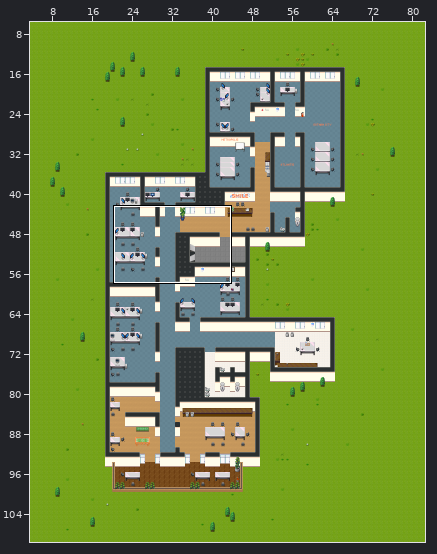
Level history. Tiled map (JSON): maps/lyon_agency.json. Above, an overview of the earlier version with the close-up marked.
Close-up. The starting point:
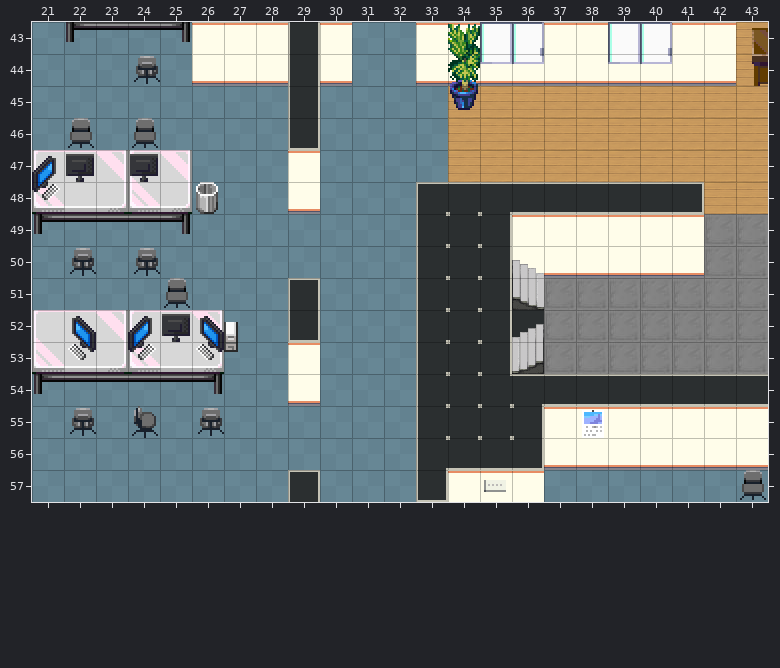
Cells are 32x32 px. Shown: x 21..43, y 43..57.
Now the later version:
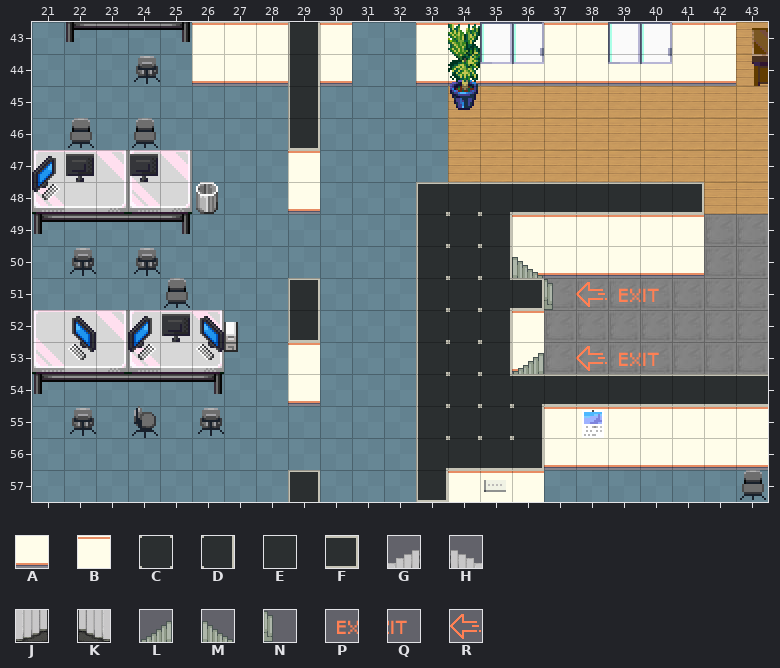
Key: from "office_2": A 13, B 14, C 21, D 22, E 24, F 25, G 26, H 27, J 39, K 40, L 54, M 54 flipped left-right, N 66 flipped left-right; from "sign_and_text": P 4, Q 5, R 6 turned 270.
_ is an empty cell.
Tiles replaced or removed in this view: D, E, G, H, J, K.
From the commit log: Deploying to gh-pages from master @ d4f27c0292239573686900bf5a4ab4610b4ce125 🚀
Edits made:
Changed rows in their new state; . is an unchanged cell.
Layer "ground 2":
first column x 35:
51 CF
52 .B
53 .A
Layer "layer 1":
first column x 36:
50 M.
51 _N
52 _.
53 L.
Layer "layer 2":
first column x 38:
51 RPQ
53 RPQ
Pixel boxes of the changes (left, top, right, bottom) in both close-ups:
changed: (510, 257, 659, 374)
